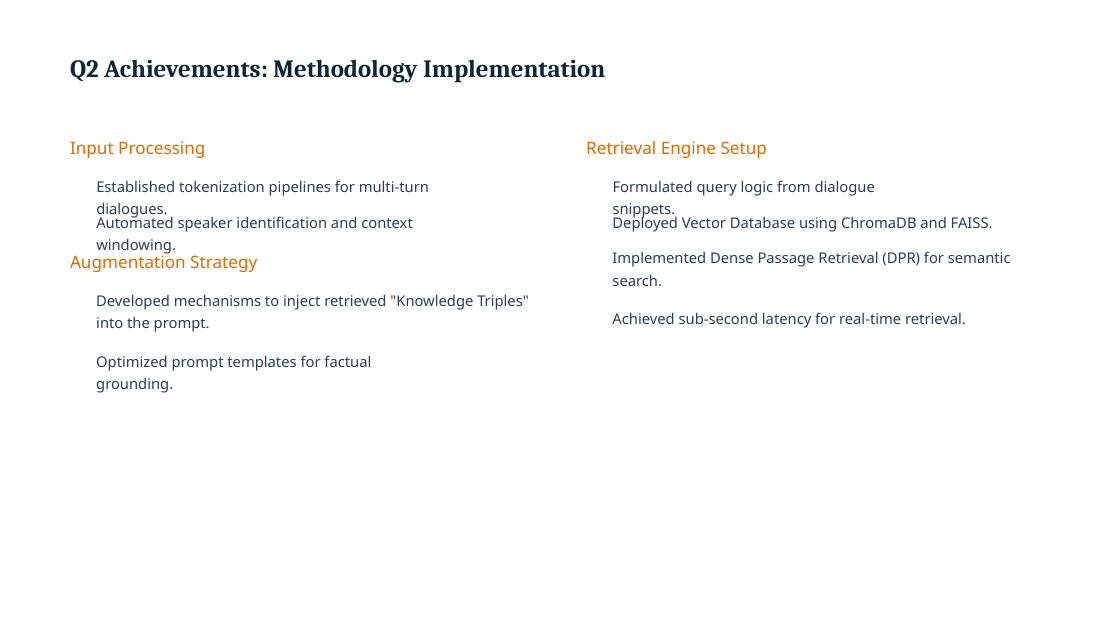
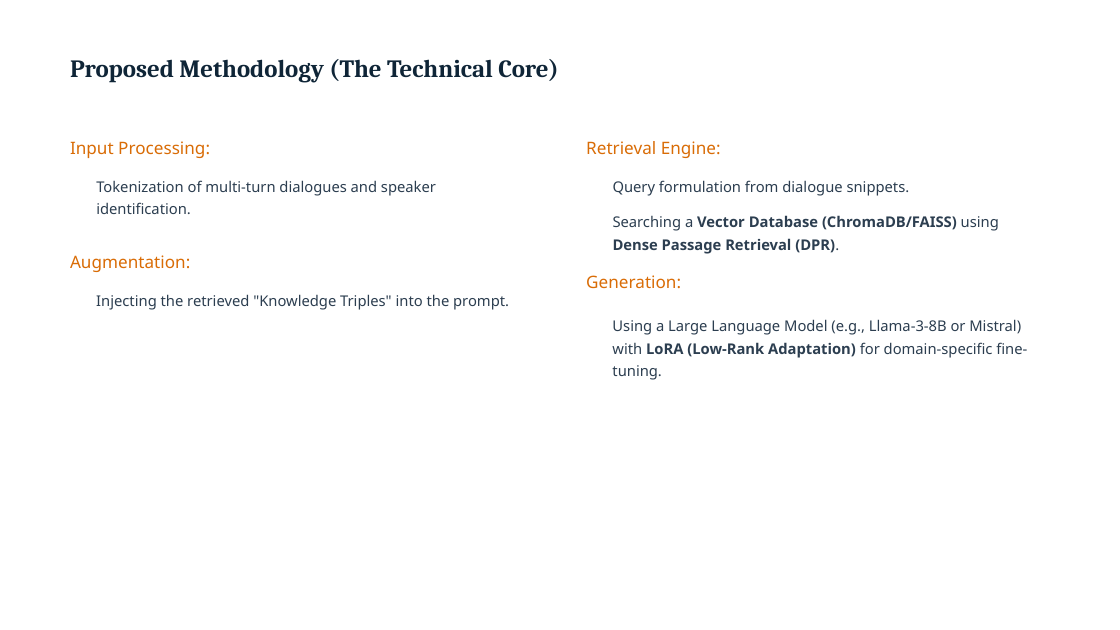
Before and after one commit to sOuL2000s/single-ppt-hosting-website, a slide deck: slide 7 of Q2_Project_Status_Update_Advanced_AI_Dialogue_Summarization_Framework.pptx (slide 4 before the commit). Drawn at 1120x630 pixels with LibreOffice and Linux fonts; fonts in the diff are those of the drawing; background and template pictures are left out. Boxes give left, top, right and bottom in pixels: in the first picture for what was removed or moved away, otherwise in the second. Text is boxed around its words. In the diff, an @@ line names an element or a change of style, - is before the commit and + after.

```diff
--- a/Q2_Project_Status_Update_Advanced_AI_Dialogue_Summarization_Framework.pptx
+++ b/Q2_Project_Status_Update_Advanced_AI_Dialogue_Summarization_Framework.pptx
@@ text at bbox=[70, 59, 558, 82]: text changed @@
-Q2 Achievements: Methodology Implementation
+Proposed Methodology (The Technical Core)
@@ text at bbox=[70, 141, 210, 158]: text changed @@
-Input Processing
+Input Processing:
@@ text at bbox=[586, 141, 721, 158]: text changed @@
-Retrieval Engine Setup
+Retrieval Engine:
@@ text at bbox=[96, 180, 436, 214]: text changed @@
-Established tokenization pipelines for multi-turn dialogues.
+Tokenization of multi-turn dialogues and speaker
+identification.
@@ text at bbox=[613, 180, 910, 196]: text changed @@
-Formulated query logic from dialogue snippets.
+Query formulation from dialogue snippets.
@@ text removed at bbox=[96, 214, 413, 254] @@
-Automated speaker identification and context windowing.
@@ text at bbox=[613, 215, 999, 254]: text changed; bold on @@
-Deployed Vector Database using ChromaDB and FAISS.
+Searching a Vector Database (ChromaDB/FAISS) using
+Dense Passage Retrieval (DPR).
@@ text at bbox=[70, 255, 190, 272]: text changed @@
-Augmentation Strategy
+Augmentation:
@@ text removed at bbox=[612, 251, 1011, 286] @@
-Implemented Dense Passage Retrieval (DPR) for semantic search.
@@ text at bbox=[96, 294, 509, 310]: text changed @@
-Developed mechanisms to inject retrieved "Knowledge Triples" into the prompt.
+Injecting the retrieved "Knowledge Triples" into the prompt.
@@ text added at bbox=[586, 275, 681, 288], 11 pt, text #D96C06 @@
+Generation:
@@ text removed at bbox=[612, 312, 966, 328] @@
-Achieved sub-second latency for real-time retrieval.
@@ text added at bbox=[612, 319, 1027, 380], 9.5 pt, text #2C3E50 @@
+Using a Large Language Model (e.g., Llama-3-8B or Mistral) with LoRA (Low-Rank Adaptation) for domain-specific fine-tuning.
@@ text removed at bbox=[96, 355, 371, 393] @@
-Optimized prompt templates for factual grounding.
```
Also in this commit, not shown: 2 other slides changed, 7 slides added, 4 slides removed.
